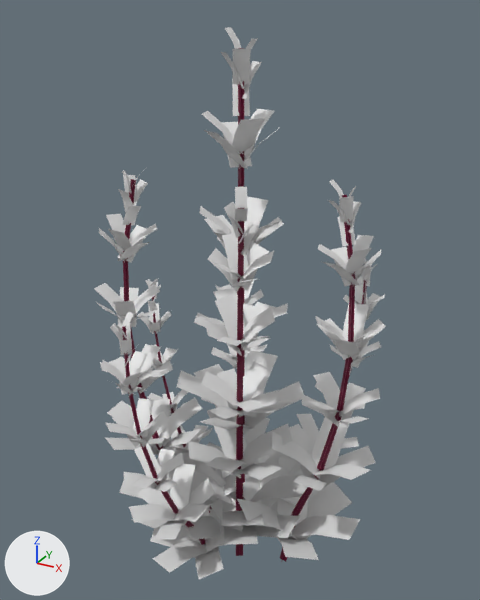
Renders of the FBX model Assets/[01]Art/Meshes/Flora/JoePyeWeed_Patch_01.fbx from each side of a commit.
One viewpoint serves both versions: a 50 mm camera at (0.479, -0.874, 0.952) aimed at (-0.002, 0.0, 0.515). The lights are fixed; the arrows at lower left show +X, +Y and +Z. The picture after the commit comes second. Where no turn or scale is listed for an object, it has been applied to the vertices.
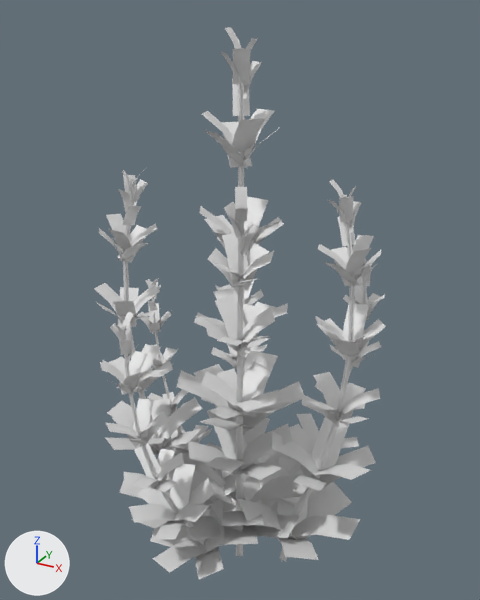
The newer file is also turned or shifted as a whole; pictures and numbers use the older file's frame.

The edits, one by one:
me_plane_014 has 1952 vertices, 672 faces and spans x -0.236..0.245, y -0.261..0.216, z -0.002..0.927.
me_plane_014 is used by ob_plane_155; location (0.0, 0.0, 0.0).
me_plane_014 no longer uses material mat_grass_leaf (white #e7e7e7).
me_plane_014 part 1: all 91 faces that had it switch from mat_stem (dark red #6e0033) to no material.

What differs and where, as boxes (x1, y1, x2, y2) in the pictures (480 x 600 px):
part 1 of me_plane_014, recoloured
    both: (122, 48, 367, 562)
